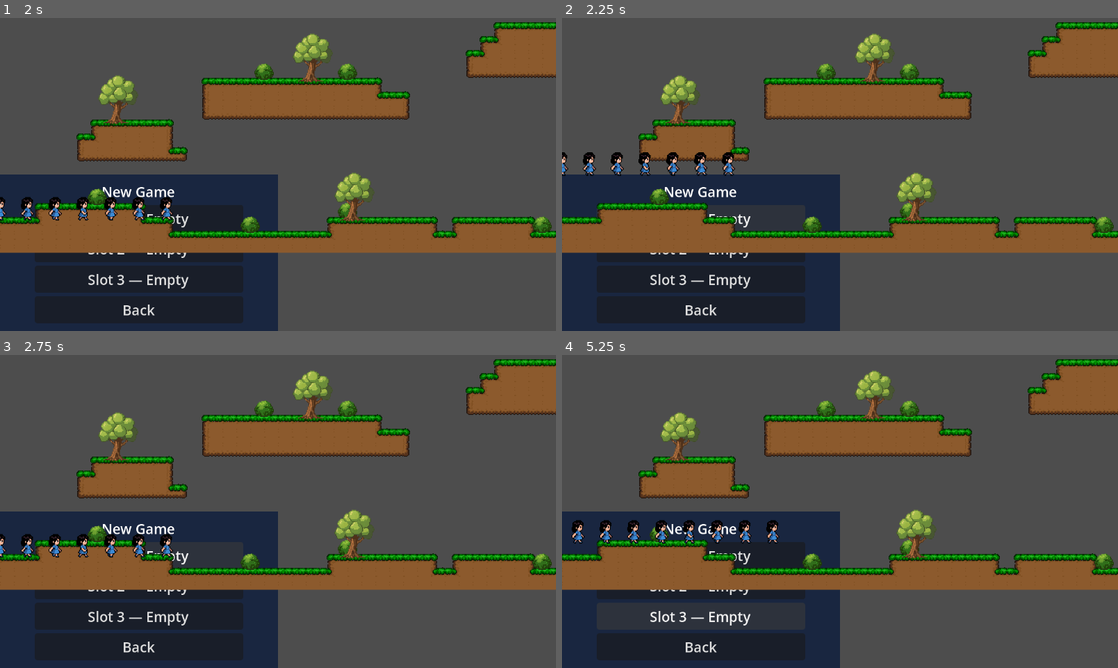
Above: before the commit, frames 1-4 (two rows, left to right).
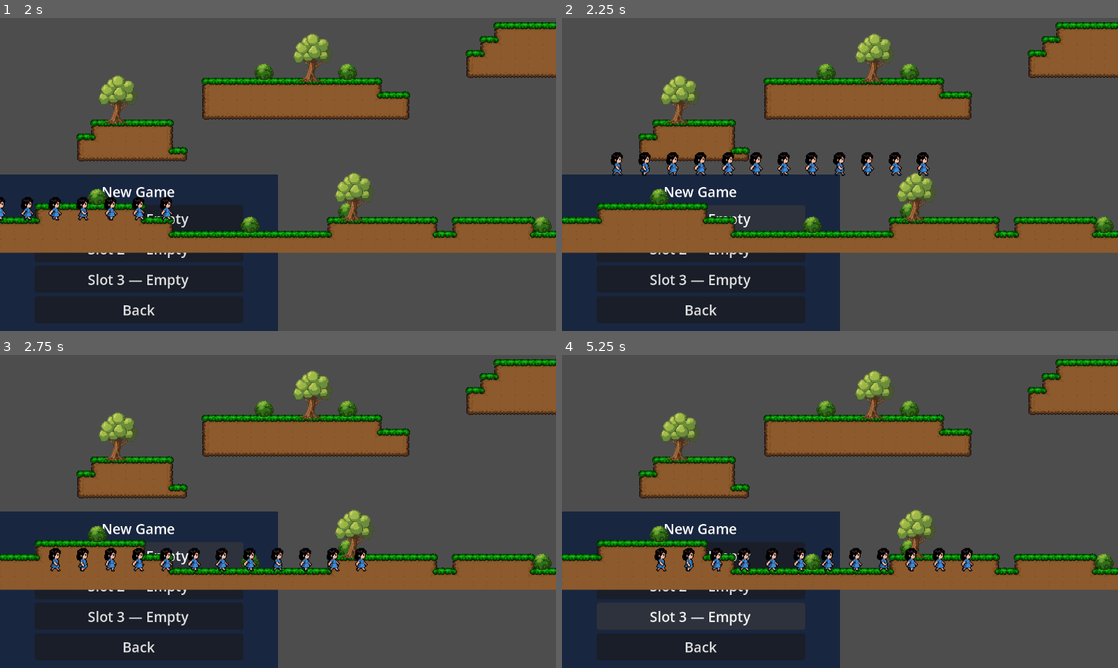
Above: after the commit, the same moments.

Repository: PsyburGai/ninis-adventure
Game: Godot game, scene res://source/scenes/levels/main_menu.tscn
The game is run twice, just before and just after one commit, with the same random seed, the same clock (stepped at 60 frames per second) and the same inputs.
Inputs:
- Up to frame 1 (2 s): click "New Game" at 0.5 s; click "Slot 1 — Empty" at 1.25 s
- Up to frame 2 (2.25 s): click "Slot 1 — Empty" at 2 s
- Up to frame 3 (2.75 s): no input
- Up to frame 4 (5.25 s): click "Slot 2 — Empty" at 2.75 s; click "Slot 3 — Empty" at 3.5 s; hold D (move_right) from 4.28 s (still down); tap Space (jump) at 4.52 s

Frame 1 is identical in both runs. In frame 2, 1.3% of the frame differs, in the area x 0-67%, y 42-51%; in frame 3, 2.1%; in frame 4, 2.5%, in the area x 1-74%, y 52-70%.

Commit message:
Move Nini starting position to x=240 y=-20 in level_1_1

Diff:
--- a/source/scenes/levels/level_1_1.tscn
+++ b/source/scenes/levels/level_1_1.tscn
@@ -18,4 +18,4 @@
 drag_horizontal_enabled = true
 
 [node name="Nini" parent="." instance=ExtResource("2_nini")]
-position = Vector2(16, -20)
+position = Vector2(240, -20)
--- a/source/scripts/managers/save_manager.gd
+++ b/source/scripts/managers/save_manager.gd
@@ -48,7 +48,7 @@
 func new_game(slot: int) -> void:
 	active_slot = slot
 	current_scene = "res://source/scenes/levels/level_1_1.tscn"
-	position = Vector2(16, -20)
+	position = Vector2(240, -20)
 	health = 5
 	items = []
 	equipment = {}
